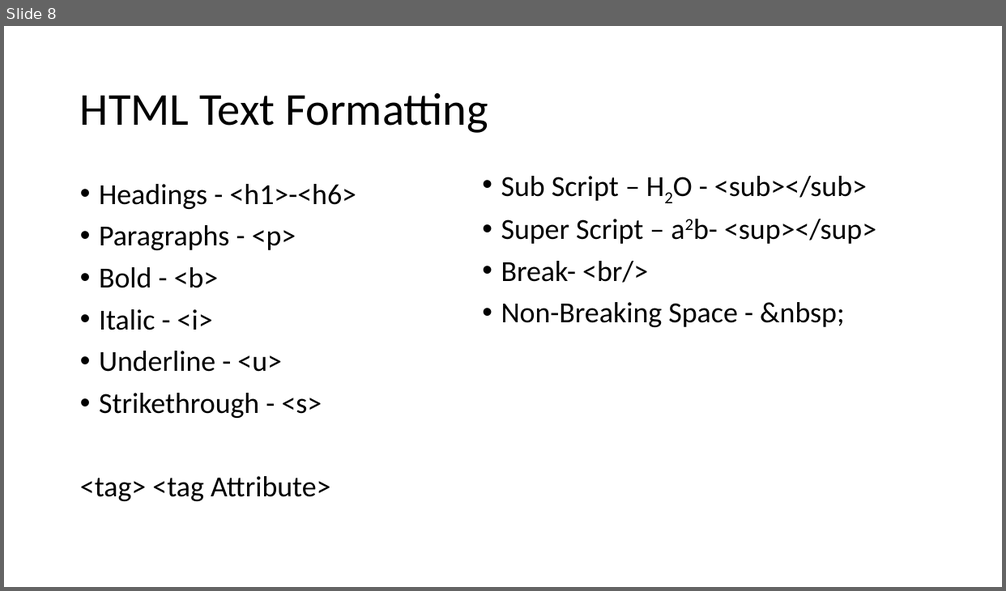
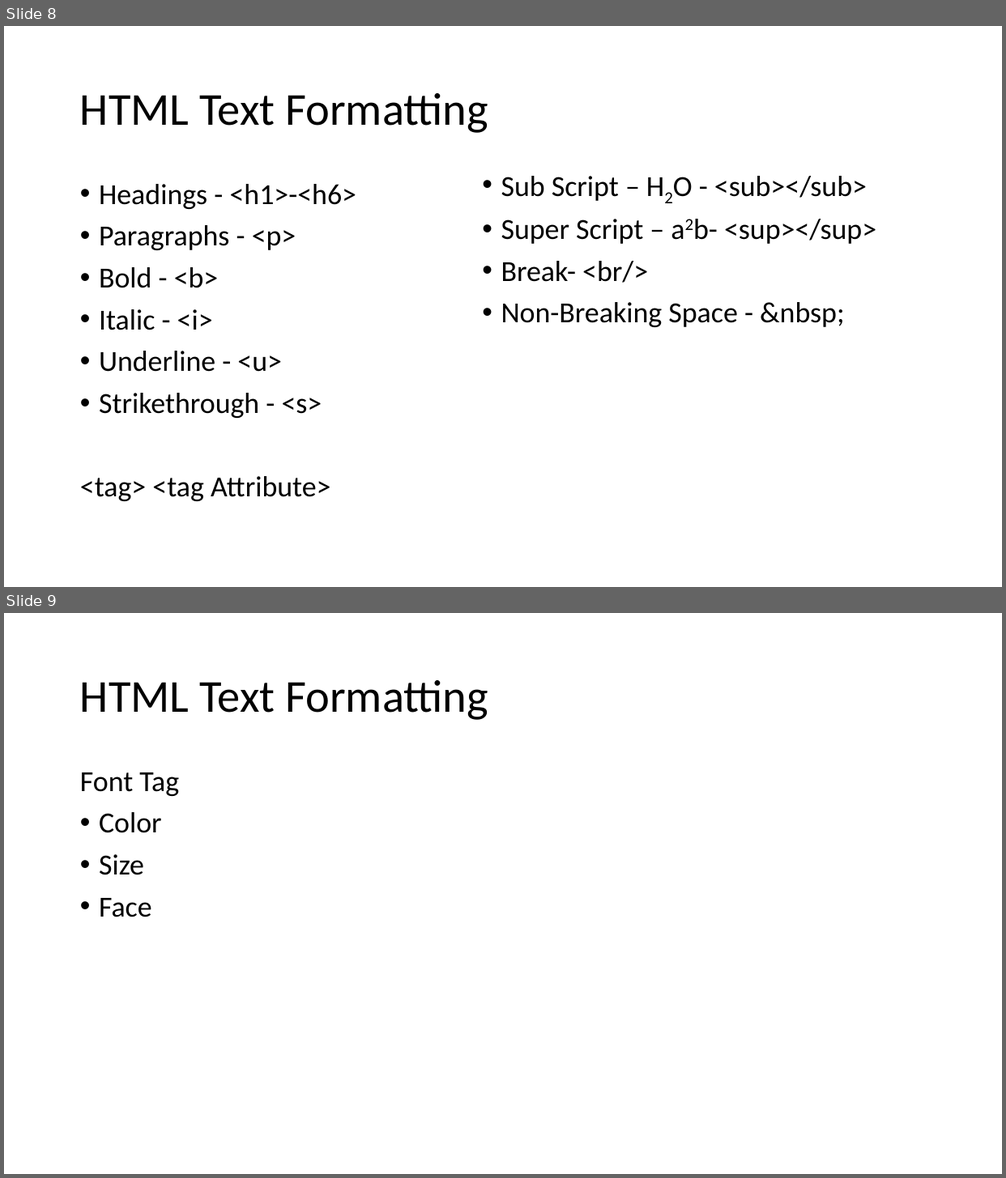
Before and after one commit to PiyushChaturvedii/Batch04, a slide deck: HTML.pptx. Shown one above the other, each under a label of ours: slide 8 before the commit, slides 8 and 9 after it. The pictures are 1006x591 and 1006x1178 pixels, drawn with LibreOffice and Linux fonts; fonts in the diff are those of the drawing. Boxes give left, top, right and bottom in pixels: in the first picture for what was removed or moved away, otherwise in the second. Text is boxed around its words. In the diff, an @@ line names an element or a change of style, - is before the commit and + after.

```diff
--- a/HTML.pptx
+++ b/HTML.pptx
@@ slide 9 added at <box>4,613,1002,1174</box>, background #FFFFFF @@
@@ title added at <box>80,680,488,720</box>, 44 pt, text #000000 @@
+HTML Text Formatting
@@ text added at <box>80,773,179,918</box>, 28 pt, text #000000 @@
+Font Tag
+• Color
+• Size
+• Face
```
Also in this commit, not shown: 2 other slides added, 3 other files.
